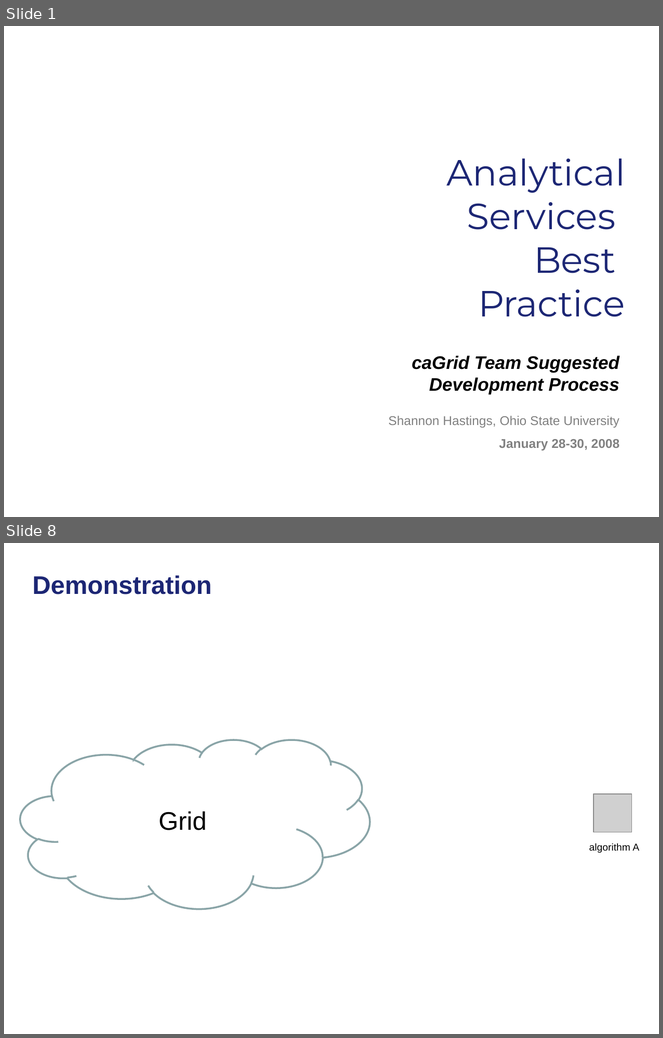
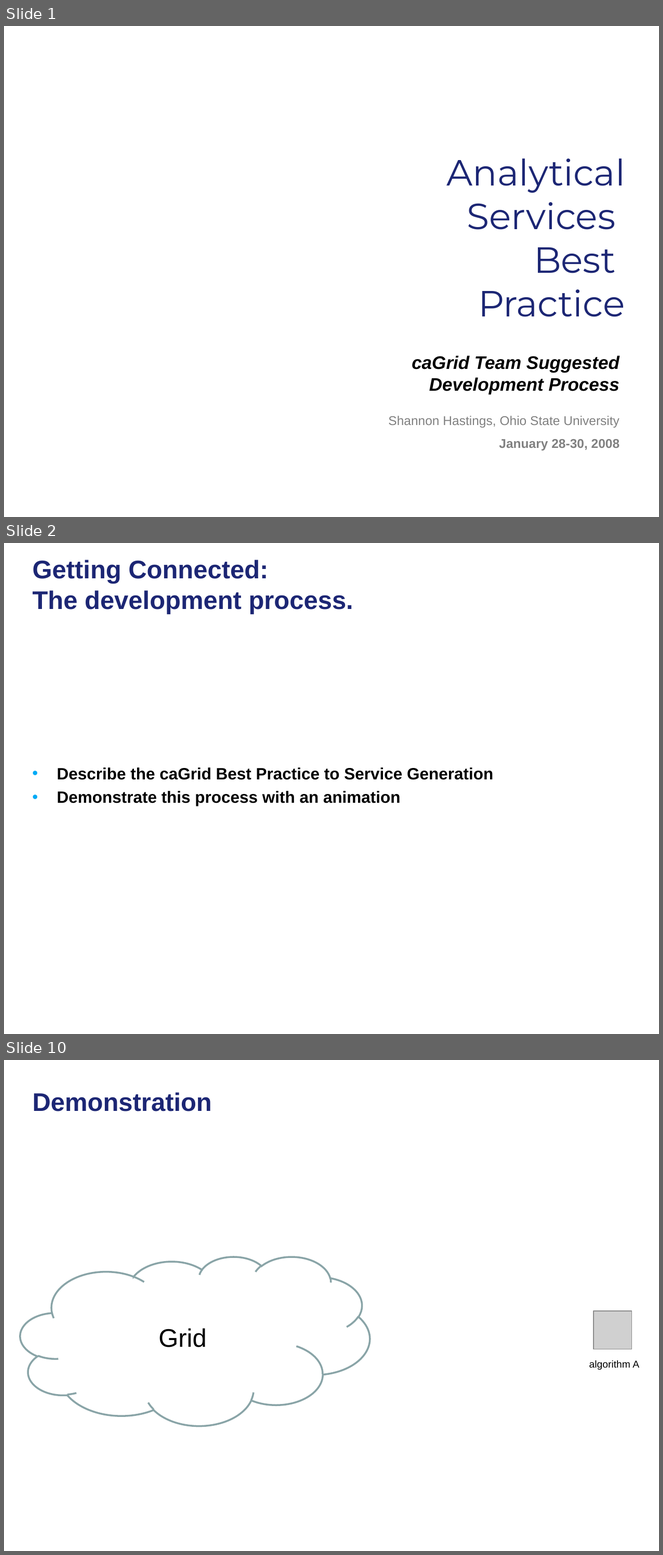
Before and after one commit to NCIP/cagrid-portal, a slide deck: cagrid-1-0/Documentation/presentations/200801_VCDE_ARCH/20080128_30_F2F_ASBP_Grid_BP.ppt. Shown one above the other, each under a label of ours: slides 1 and 8 before the commit, slides 1, 2 and 10 after it; the slides between them are not shown. The pictures are 663x1038 and 663x1555 pixels, drawn with LibreOffice and Linux fonts; fonts in the diff are those of the drawing; grey boxes stand for pictures; background and template pictures are left out. Boxes give left, top, right and bottom in pixels: in the first picture for what was removed or moved away, otherwise in the second. Text is boxed around its words. In the diff, an @@ line names an element or a change of style, - is before the commit and + after.

```diff
--- a/cagrid-1-0/Documentation/presentations/200801_VCDE_ARCH/20080128_30_F2F_ASBP_Grid_BP.ppt
+++ b/cagrid-1-0/Documentation/presentations/200801_VCDE_ARCH/20080128_30_F2F_ASBP_Grid_BP.ppt
@@ slide 2 added at [4, 543, 659, 1034], background picture (left out) @@
@@ title added at [33, 560, 353, 614], 28 pt, text #1C2674, bold @@
+Getting Connected:
+The development process.
@@ text added at [57, 768, 493, 806], 18 pt, text #000000, bold @@
+• Describe the caGrid Best Practice to Service Generation
+• Demonstrate this process with an animation
@@ what was slide 8 is now slide 10 @@
```
Also in this commit, not shown: 6 slides changed, 2 other slides added.
